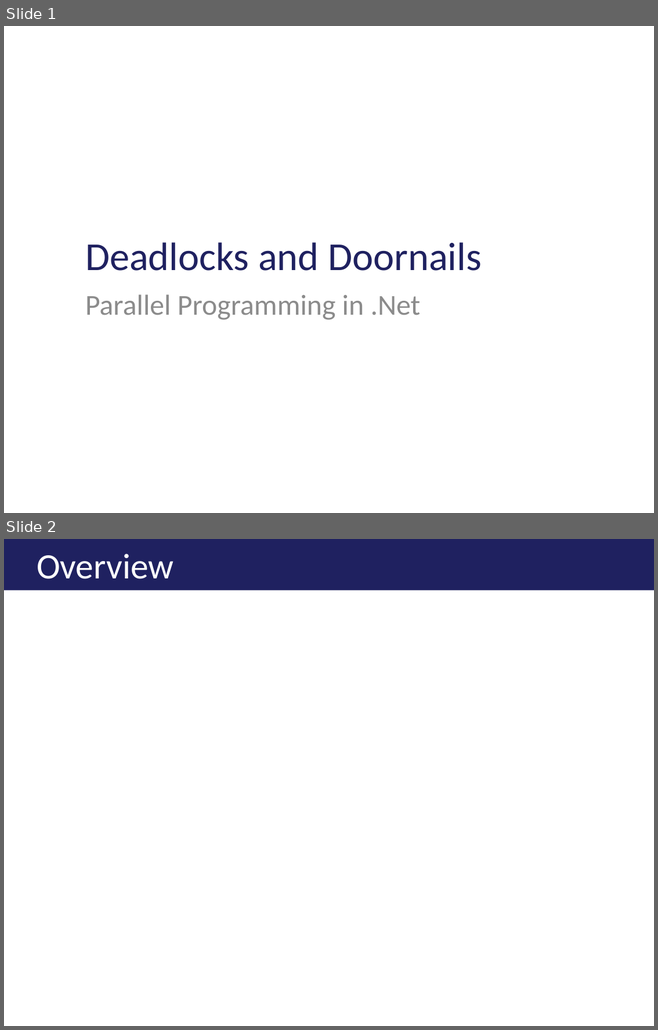
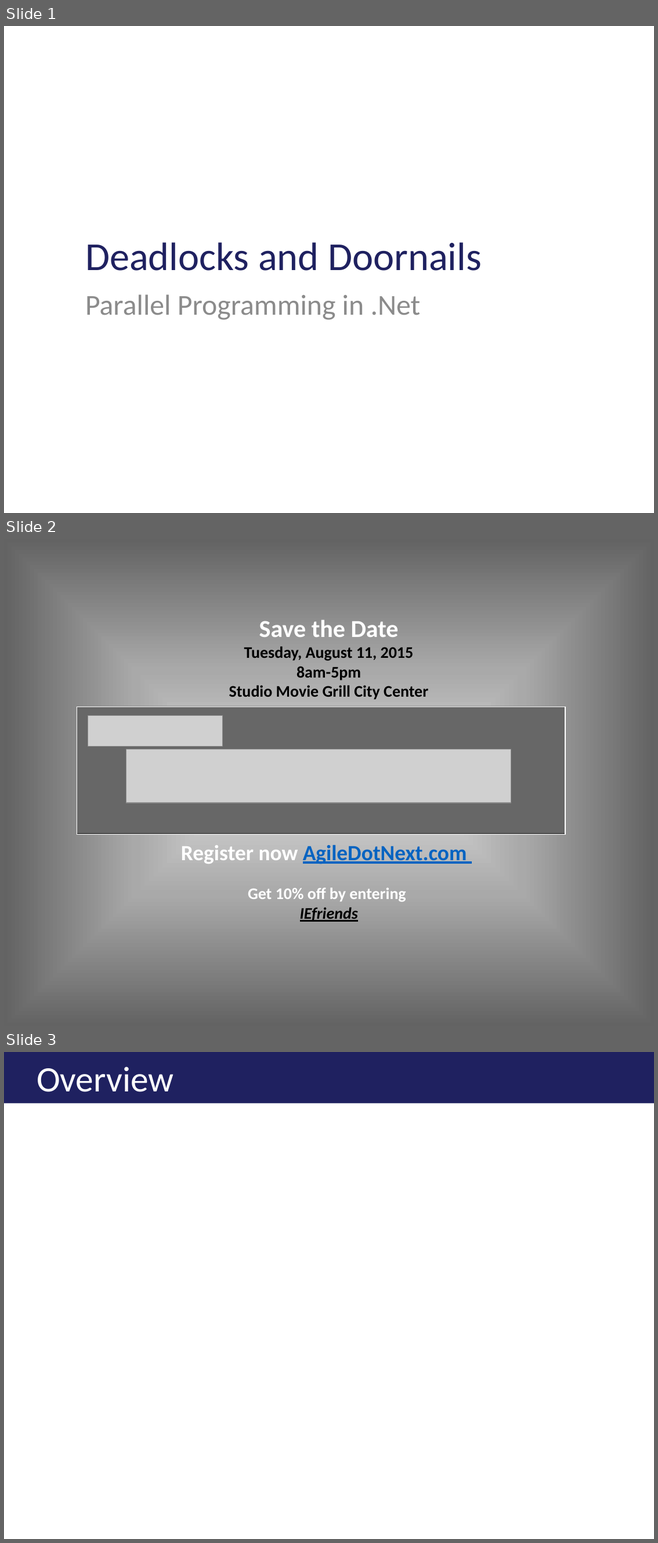
Before and after one commit to ericburcham/THasyINKnc, a slide deck: Presentation/THasINKync.pptx. Shown one above the other, each under a label of ours: slides 1 and 2 before the commit, slides 1, 2 and 3 after it. The pictures are 658x1030 and 658x1543 pixels, drawn with LibreOffice and Linux fonts; fonts in the diff are those of the drawing; grey boxes stand for pictures; background and template pictures are left out. Boxes give left, top, right and bottom in pixels: in the first picture for what was removed or moved away, otherwise in the second. Text is boxed around its words. In the diff, an @@ line names an element or a change of style, - is before the commit and + after.

Commit message:
Added ADN Slide to presentation.

```diff
--- a/Presentation/THasINKync.pptx
+++ b/Presentation/THasINKync.pptx
@@ slide 2 added at (4, 539, 654, 1026), background gradient #DBDBDB to #AAAAAA to #636363 @@
@@ text added at (229, 620, 428, 700), 18 pt, text #000000, bold @@
+Save the Date
+Tuesday, August 11, 2015
+8am-5pm
+Studio Movie Grill City Center
@@ picture added at (76, 707, 565, 833) @@
@@ rectangle added at (76, 707, 565, 835), fill #000000 at 50% opacity, outline #FFFFFF 1 pt @@
@@ picture added at (88, 716, 222, 747) @@
@@ picture added at (126, 750, 511, 803) @@
@@ text added at (181, 845, 467, 864), 24 pt, text #0563C1, bold, underline @@
+Register now AgileDotNext.com
@@ text added at (248, 888, 405, 922), 18 pt, text #FFFFFF, bold @@
+Get 10% off by entering IEfriends
@@ what was slide 2 is now slide 3 @@
```
